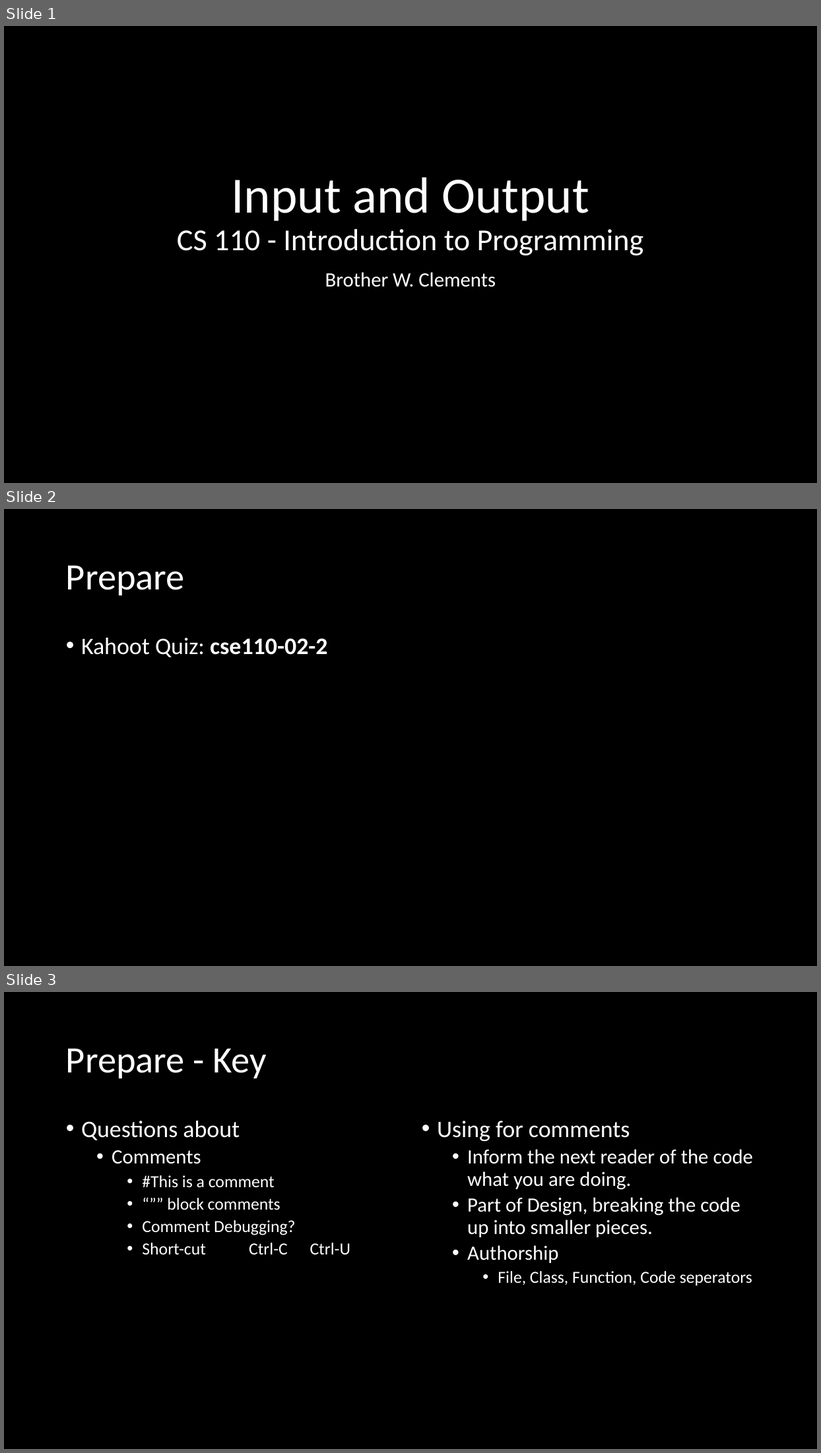
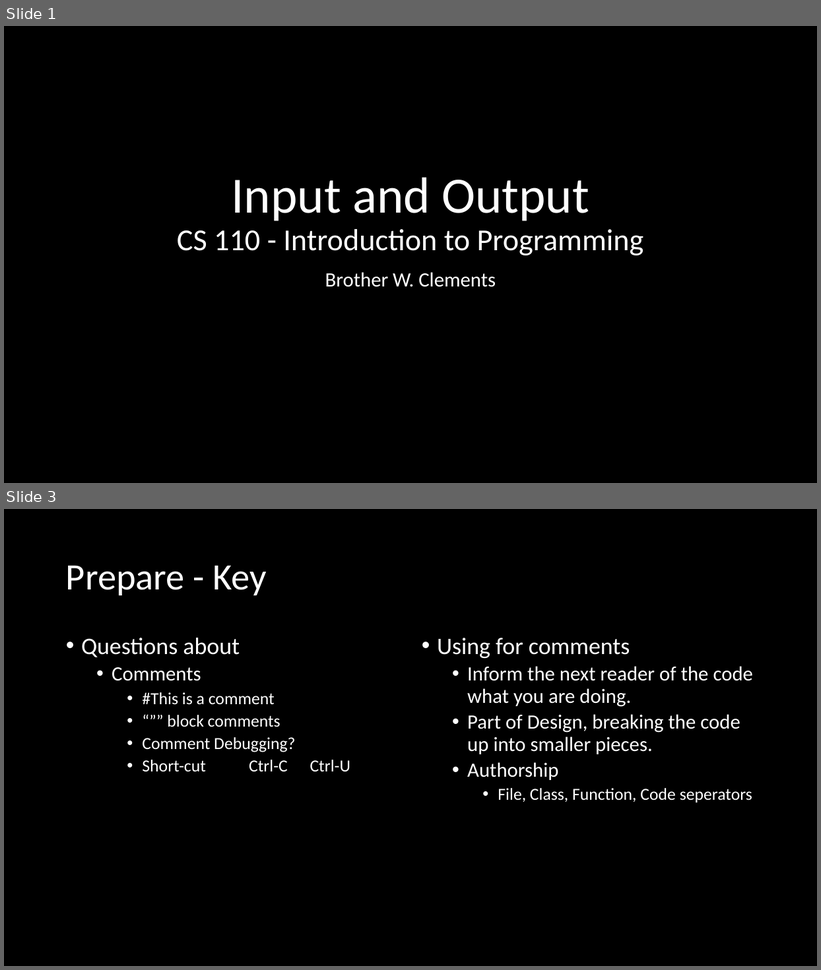
Before and after one commit to BroClements/CSE110ProgBldgBlkSlides, a slide deck: CSE110Wk02InputOutput.pptx. Shown one above the other, each under a label of ours: slides 1, 2 and 3 before the commit, slides 1 and 3 after it; the slides between them are not shown. The pictures are 821x1453 and 821x970 pixels, drawn with LibreOffice and Linux fonts; fonts in the diff are those of the drawing. Boxes give left, top, right and bottom in pixels: in the first picture for what was removed or moved away, otherwise in the second. Text is boxed around its words. In the diff, an @@ line names an element or a change of style, - is before the commit and + after.

```diff
--- a/CSE110Wk02InputOutput.pptx
+++ b/CSE110Wk02InputOutput.pptx
@@ slide 2 removed at (4, 509, 817, 966), background #000000 @@
@@ title removed at (66, 565, 185, 595) @@
-Prepare
@@ text removed at (81, 638, 327, 657) @@
-• Kahoot Quiz: cse110-02-2
```
Also in this commit, not shown: 4 slides changed, 1 slide added, 1 other slide removed, 1 other file.
